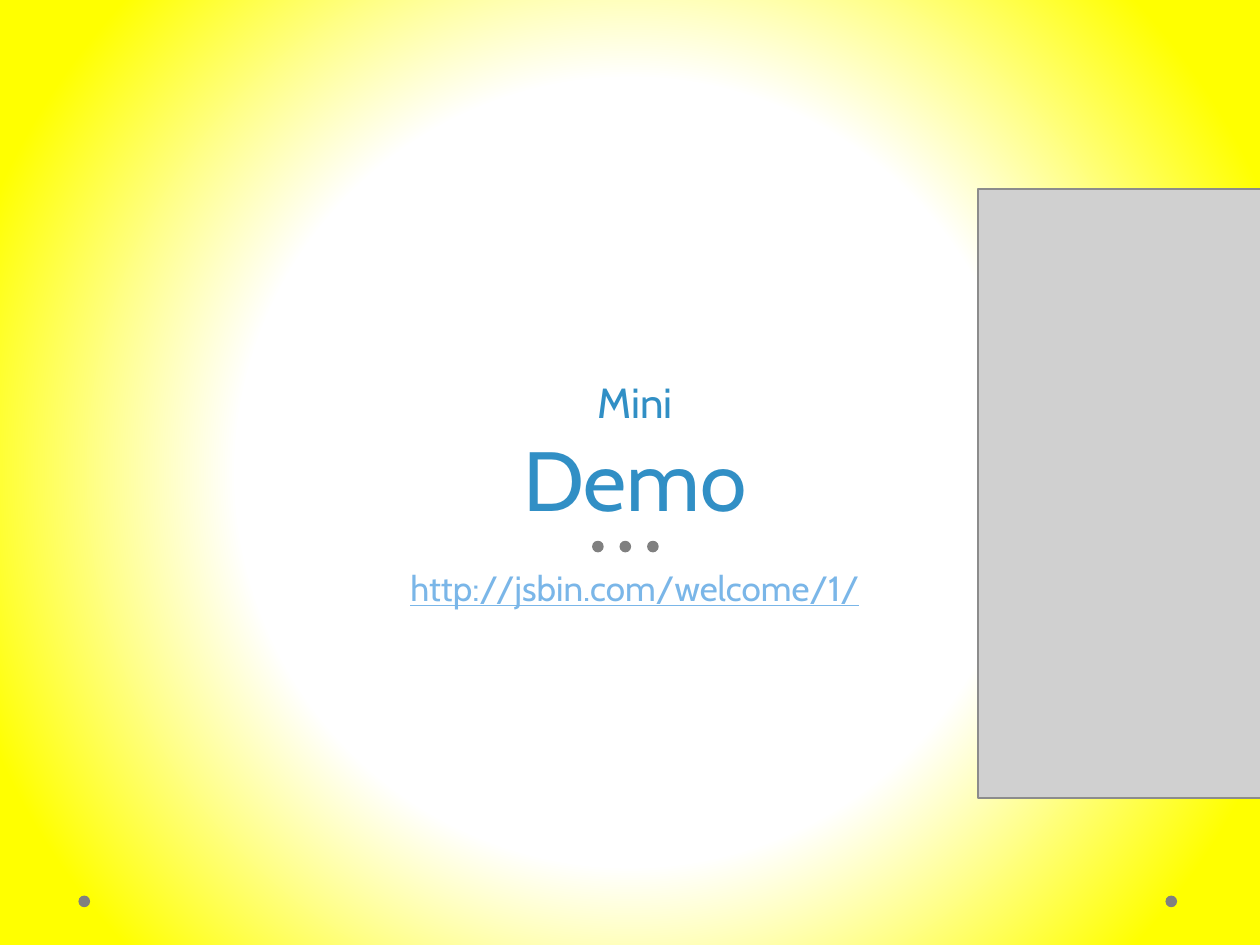
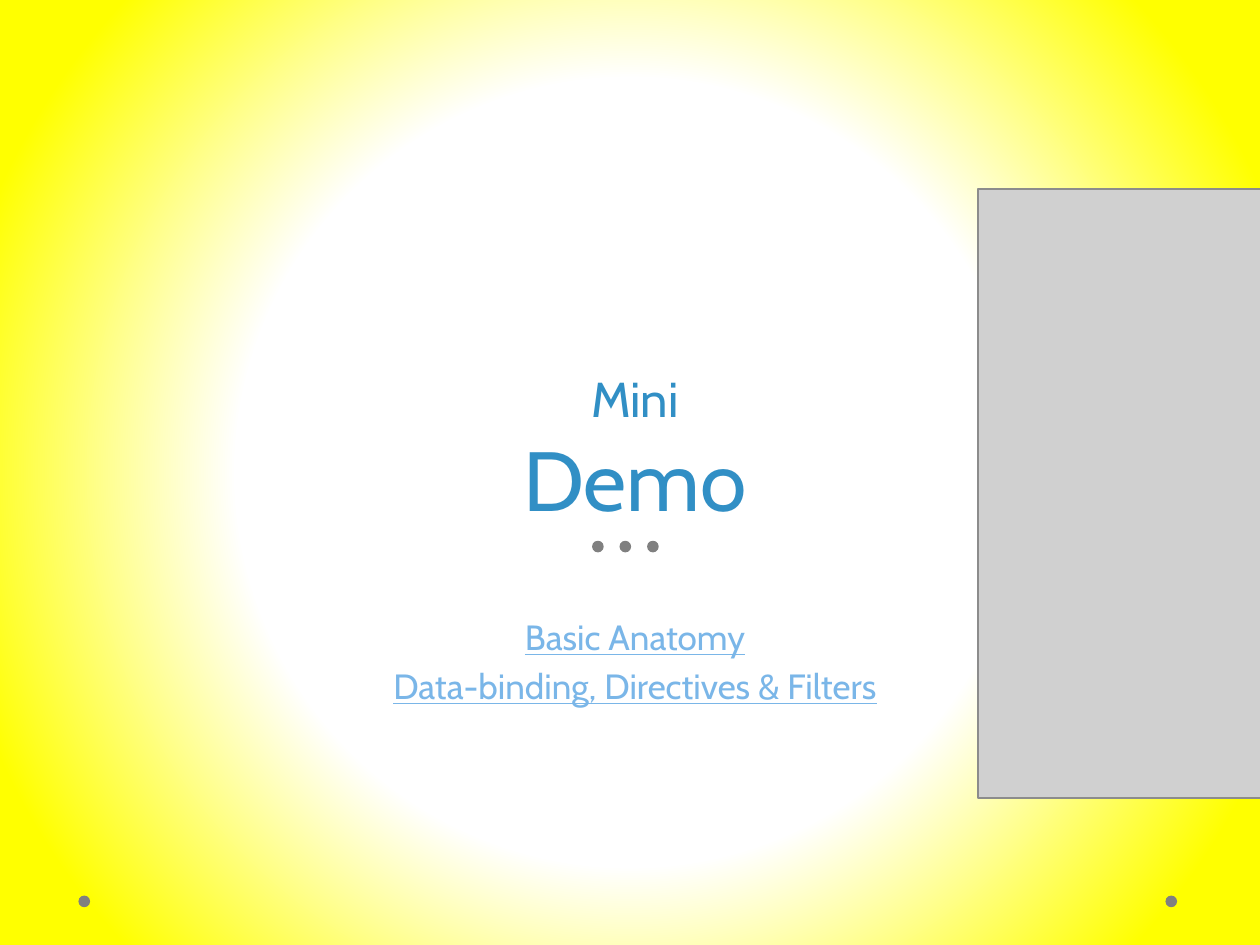
Before and after one commit to murtazahaveliwala/technext-angularjs-demo, a slide deck: slide 17 of Introduction to AngularJs.pptx. Drawn at 1260x945 pixels with LibreOffice and Linux fonts; fonts in the diff are those of the drawing; grey boxes stand for pictures. Boxes give left, top, right and bottom in pixels: in the first picture for what was removed or moved away, otherwise in the second. Text is boxed around its words. In the diff, an @@ line names an element or a change of style, - is before the commit and + after.

```diff
--- a/Introduction to AngularJs.pptx
+++ b/Introduction to AngularJs.pptx
@@ title "Mini Demo" at bbox=[523, 382, 746, 512]: size 24 to 28 pt in "Mini" @@
@@ text at bbox=[393, 625, 876, 708]: text changed @@
-http://jsbin.com/welcome/1/
+Basic Anatomy
+Data-binding, Directives & Filters
```
Also in this commit, not shown: 4 other slides changed, 8 other files.
